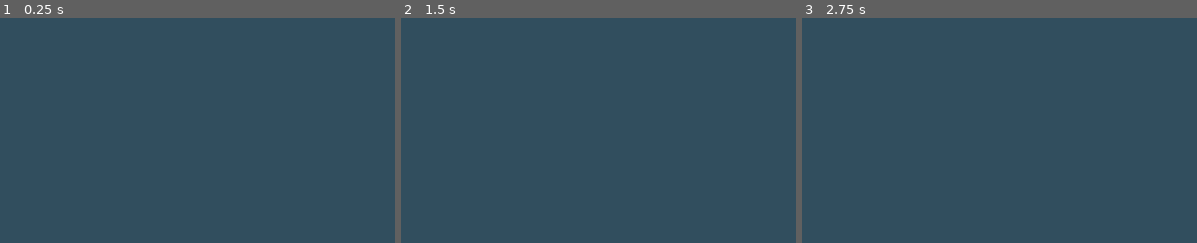
Above: before the commit, frames 1-3 (left to right).
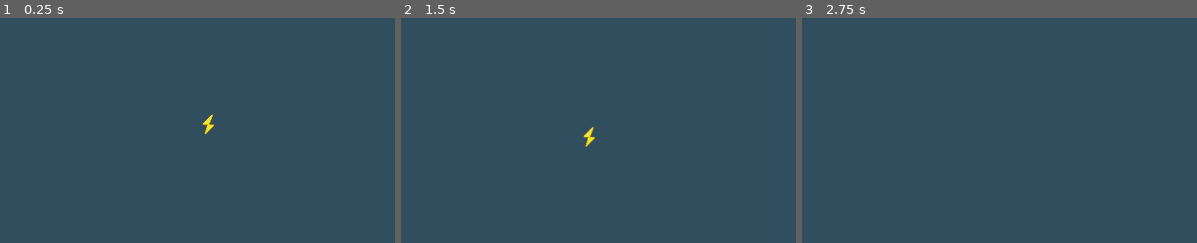
Above: after the commit, the same moments.

Repository: LionelEisenberg/FusionForge
Game: Godot game, scene res://scenes/main/main_game.tscn
Two runs of this game, one before a commit and one after it. Both use one fixed random seed, a clock stepped at 60 frames per second and the inputs below.
Inputs (mouse positions are % of the whole screen's width and height, from its top left):
- Up to frame 1 (0.25 s): no input
- Up to frame 2 (1.5 s): tap Enter at 0.5 s; move the mouse to (72, 45) at 0.52 s; tap Space at 1.25 s; move the mouse to (29, 55) at 1.27 s
- Up to frame 3 (2.75 s): tap Enter at 2 s; move the mouse to (60, 28) at 2.02 s
The pictures show only the part of the screen within x 10-60%, y 24-74%; the shares and areas given below are measured in that part.

The runs differ from the first frame. In frame 1, 0.1% of the frame differs, in the area x 51-55%, y 42-52%; in frame 2, 0.1%; in frame 3, nothing differs.

Commit message:
Working attraction area for the collectibles

Diff:
--- a/scenes/collectibles/collectible.tscn
+++ b/scenes/collectibles/collectible.tscn
@@ -7,13 +7,22 @@
 resource_local_to_scene = true
 radius = 16.0
 
+[sub_resource type="CircleShape2D" id="CircleShape2D_irp14"]
+radius = 128.0
+
 [node name="Collectible" type="Area2D"]
 script = ExtResource("1_irp14")
 
-[node name="CollisionShape2D" type="CollisionShape2D" parent="."]
+[node name="PickupShape" type="CollisionShape2D" parent="."]
 unique_name_in_owner = true
 shape = SubResource("CircleShape2D_wahkq")
 
-[node name="Sprite2D" type="Sprite2D" parent="."]
+[node name="Sprite" type="Sprite2D" parent="."]
 unique_name_in_owner = true
 texture = ExtResource("1_lb3xb")
+
+[node name="AttractionArea" type="Area2D" parent="."]
+unique_name_in_owner = true
+
+[node name="AttractionShape" type="CollisionShape2D" parent="AttractionArea"]
+shape = SubResource("CircleShape2D_irp14")
--- a/scenes/reactor/reactor_chamber.tscn
+++ b/scenes/reactor/reactor_chamber.tscn
@@ -6,6 +6,7 @@
 [ext_resource type="PackedScene" uid="uid://c6dwpos2vcwdt" path="res://scenes/collectibles/collectible_spawner.tscn" id="4_wrtrq"]
 [ext_resource type="PackedScene" uid="uid://dbea3e025nkh" path="res://scenes/collectibles/energy_collectible.tscn" id="5_hvn3s"]
 [ext_resource type="PackedScene" uid="uid://cx7stwkyc7oxa" path="res://scenes/collectibles/fusion_core_collectible.tscn" id="6_bpm77"]
+[ext_resource type="PackedScene" uid="uid://fofegbbj8eku" path="res://scenes/collectibles/collectible.tscn" id="7_hvn3s"]
 
 [node name="ReactorChamber" type="Node2D"]
 script = ExtResource("1_kmiqu")
@@ -28,3 +29,7 @@
 energy_collectible_scene = ExtResource("5_hvn3s")
 fusion_core_collectible_scene = ExtResource("6_bpm77")
 collectible_container = NodePath("..")
+
+[node name="Collectible" parent="." instance=ExtResource("7_hvn3s")]
+position = Vector2(471, 343)
+metadata/_edit_group_ = true
--- a/scripts/collectibles/collectible.gd
+++ b/scripts/collectibles/collectible.gd
@@ -6,18 +6,22 @@
 #-----------------------------------------------------------------------------
 @export var lifespan: float = 4.0
 @export var initial_speed: float = 150.0
-@export var deceleration: float = 300.0
+@export var initial_deceleration: float = 300.0
+@export var attraction_deceleration: float = 1000.0
+@export var attraction_acceleration = 2500.0
 
 #-----------------------------------------------------------------------------
 # Variables
 #-----------------------------------------------------------------------------
 # Internal velocity for movement calculation
 var _velocity: Vector2 = Vector2.ZERO
+var _is_attracted: bool = false
 
 #-----------------------------------------------------------------------------
 # Node References
 #-----------------------------------------------------------------------------
-@onready var sprite: Sprite2D = %Sprite2D
+@onready var sprite: Sprite2D = %Sprite
+@onready var attraction_area: Area2D = %AttractionArea
 
 #-----------------------------------------------------------------------------
 # Godot Lifecycle Functions
@@ -28,16 +32,27 @@
 	if sprite == null:
 		printerr("Collectible: %Sprite node not found!")
 
-	mouse_entered.connect(_on_mouse_entered)
+	mouse_entered.connect(_on_mouse_entered_pickup_area)
+	attraction_area.mouse_entered.connect(_on_mouse_entered_attraction_area)
 
 	get_tree().create_timer(lifespan).timeout.connect(_on_lifespan_timeout)
 
 
 func _physics_process(delta: float) -> void:
+	# Apply attraction force if mouse is in the outer radius
+	if _is_attracted:
+		var acceleration: Vector2 = Vector2.ZERO
+		var mouse_pos = get_viewport().get_mouse_position()
+		var direction_to_mouse = (mouse_pos - global_position).normalized()
+		acceleration = direction_to_mouse * attraction_acceleration
+		_velocity += acceleration * delta
+		_velocity = _velocity.move_toward(Vector2.ZERO, attraction_deceleration * delta)
+	else:
+		_velocity = _velocity.move_toward(Vector2.ZERO, initial_deceleration * delta)
+
+	# Apply final movement based on the calculated velocity
 	global_position += _velocity * delta
 
-	if _velocity != Vector2.ZERO:
-		_velocity = _velocity.move_toward(Vector2.ZERO, deceleration * delta)
 
 
 #-----------------------------------------------------------------------------
@@ -53,17 +68,23 @@
 # Signal Handlers & Pickup Logic
 #-----------------------------------------------------------------------------
 
-## Called when the mouse pointer enters the Area2D's collision shape.
-func _on_mouse_entered() -> void:
+## Called when the mouse pointer enters the pickup Area's collision shape.
+func _on_mouse_entered_pickup_area() -> void:
 	apply_pickup_effect()
 
 	# TODO: Play generic pickup sound/VFX here?
 
 	queue_free()
 
+func _on_mouse_entered_attraction_area() -> void:
+	_is_attracted = true
+
+	attraction_area.mouse_entered.disconnect(_on_mouse_entered_attraction_area)
 
 ## Called by the SceneTreeTimer when the lifespan expires.
 func _on_lifespan_timeout() -> void:
+	if _is_attracted:
+		return
 	# TODO: Play fade-out animation/VFX before freeing?
 	queue_free() # Destroy the collectible if not picked up in time
 
--- a/singletons/CollisionManager/collision_manager.gd
+++ b/singletons/CollisionManager/collision_manager.gd
@@ -22,7 +22,7 @@
 @export var base_stability_damage: float = 1.0
 
 # Factors modifying yields based on physics state
-@export var momentum_energy_factor: float = 0.05 # Energy yield from collision scales slightly with momentum
+@export var momentum_energy_factor: float = 0.0 # Energy yield from collision scales slightly with momentum
 @export var momentum_stability_factor: float = 0.005 # Stability damage from collision scales slightly with momentum
 
 # Path to the folder containing FusionRecipe .tres files
Not shown: 1 places in scenes/collectibles/collectible.tscn that only renumber resources
Not shown: 1 places in scenes/reactor/reactor_chamber.tscn that only renumber resources
